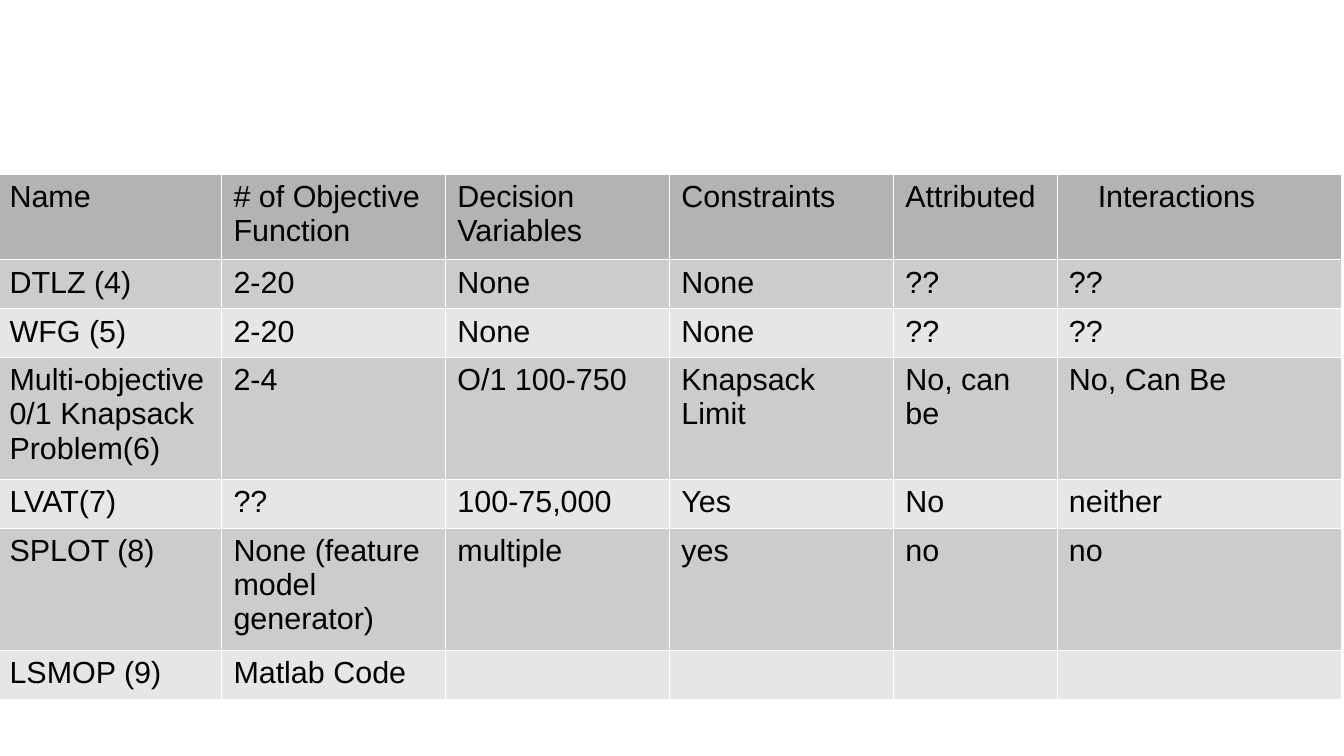
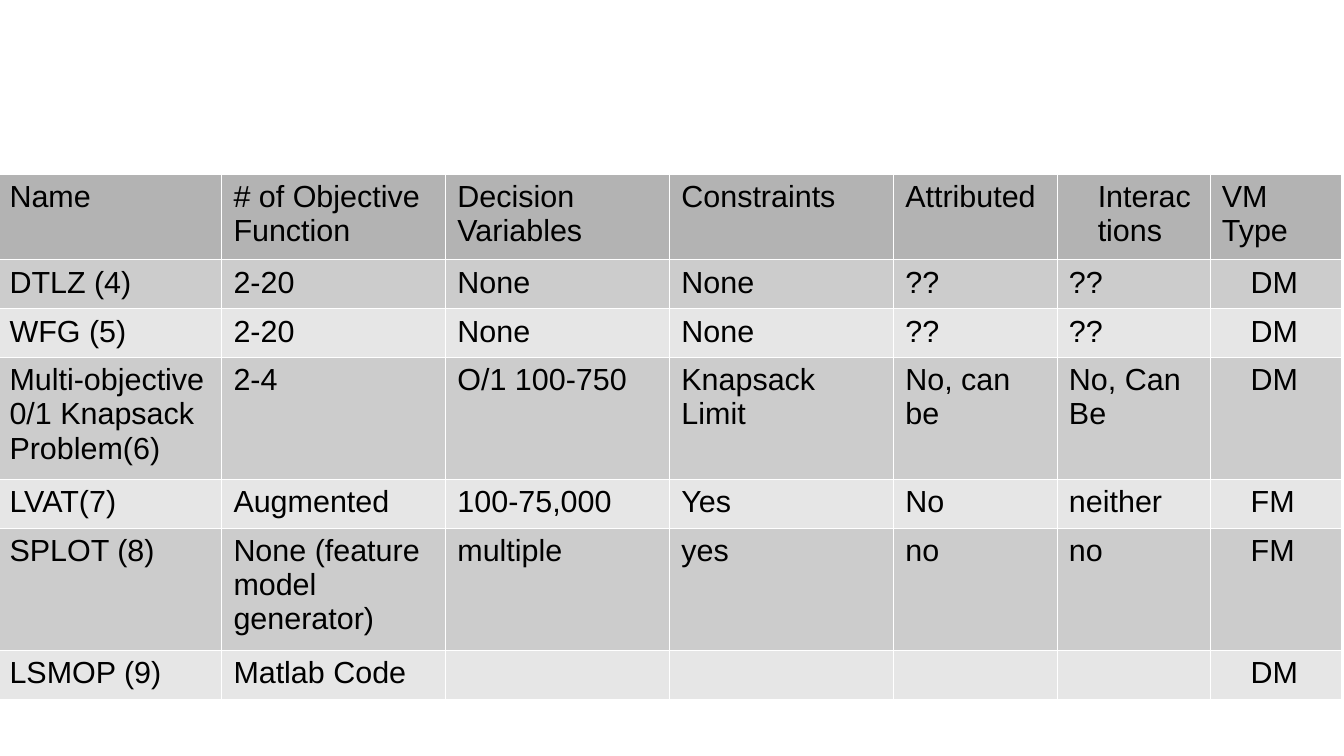
Before and after one commit to WassabiVl/SBSE-Present, a slide deck: slide 8 of thesis presentation.odp. Drawn at 1344x756 pixels with LibreOffice and Linux fonts; fonts in the diff are those of the drawing; background and template pictures are left out. Boxes give left, top, right and bottom in pixels: in the first picture for what was removed or moved away, otherwise in the second. Text is boxed around its words. In the diff, an @@ line names an element or a change of style, - is before the commit and + after.

```diff
--- a/thesis presentation.odp
+++ b/thesis presentation.odp
@@ table at <box>0,174,1343,693</box> @@
-column 2, row 5: ??
+column 2, row 5: Augmented
+column 7: VM Type | DM | DM | DM | FM | FM | DM
```
Also in this commit, not shown: 6 other files.
